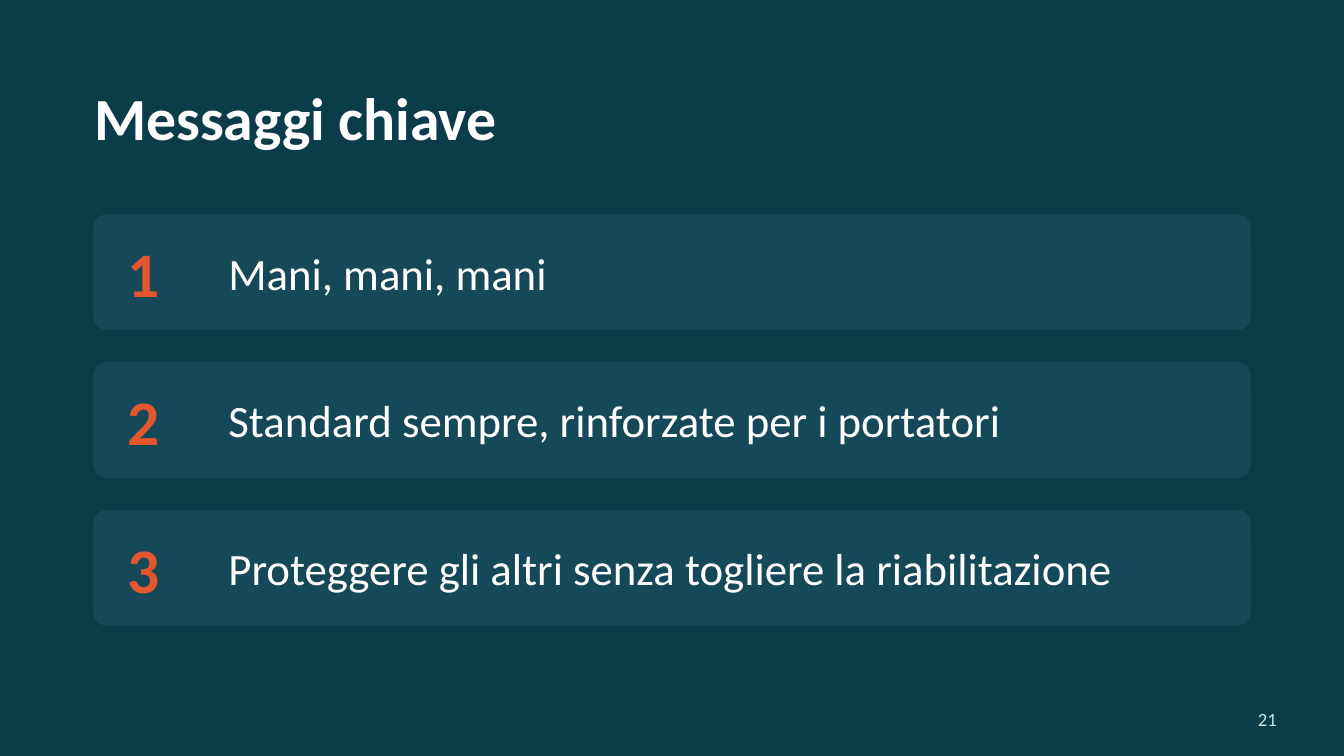
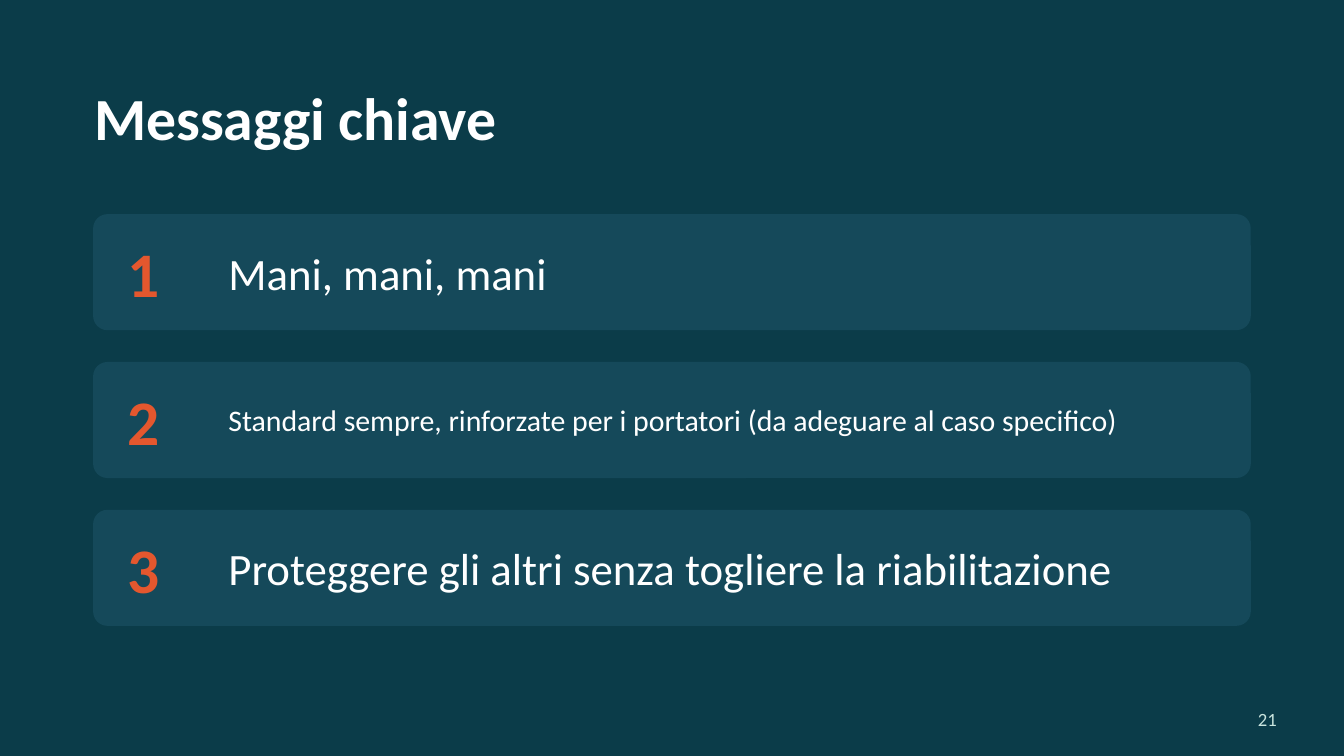
Before and after one commit to theRealCB/04_SSPSS, a slide deck: slide 95 of Situazioni di cura/Multiresistenze/Multiresistenze_Gruppo2_v6.pptx. Drawn at 1344x756 pixels with LibreOffice and Linux fonts; fonts in the diff are those of the drawing. Boxes give left, top, right and bottom in pixels: in the first picture for what was removed or moved away, otherwise in the second. Text is boxed around its words. In the diff, an @@ line names an element or a change of style, - is before the commit and + after.

```diff
--- a/Situazioni di cura/Multiresistenze/Multiresistenze_Gruppo2_v6.pptx
+++ b/Situazioni di cura/Multiresistenze/Multiresistenze_Gruppo2_v6.pptx
@@ text at [228,409,1116,436]: text changed; size 24 to 16 pt @@
-Standard sempre, rinforzate per i portatori
+Standard sempre, rinforzate per i portatori (da adeguare al caso specifico)
```
Also in this commit, not shown: 79 other slides changed, 1 slide added, 1 slide removed, 3 other files.
